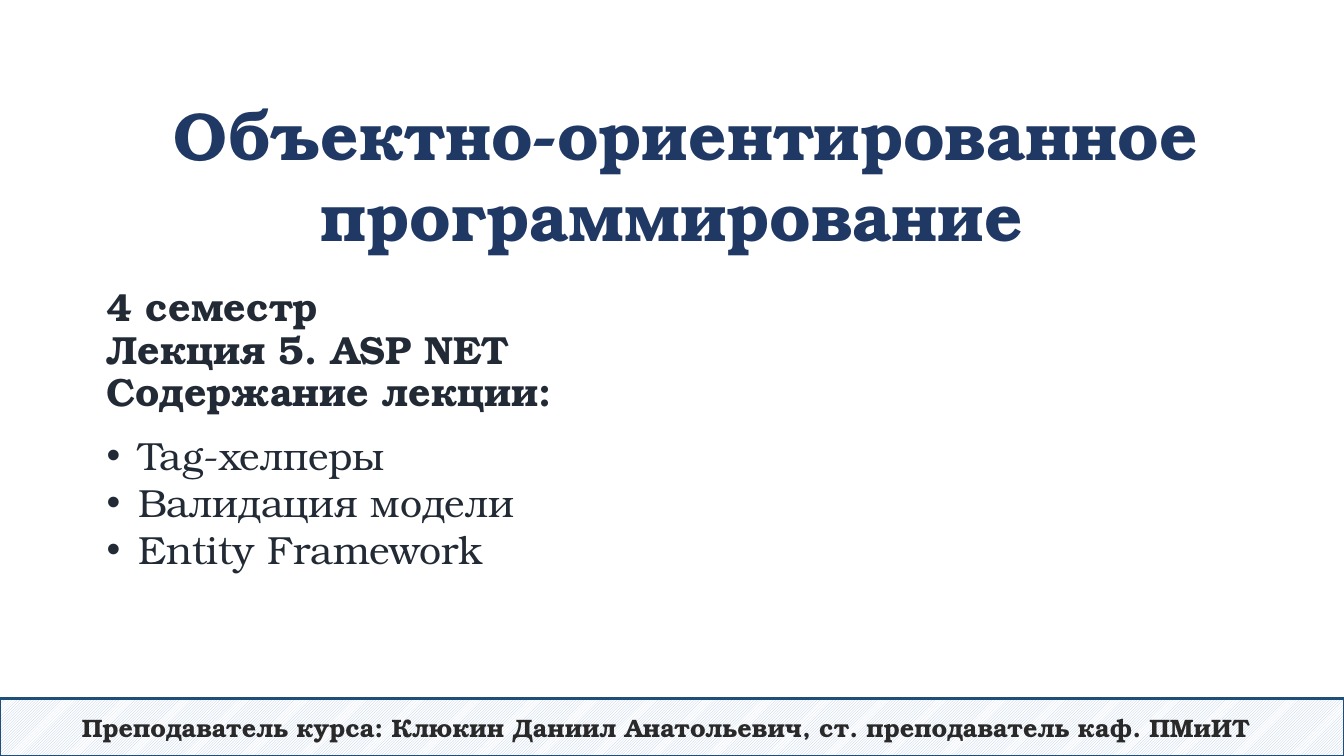
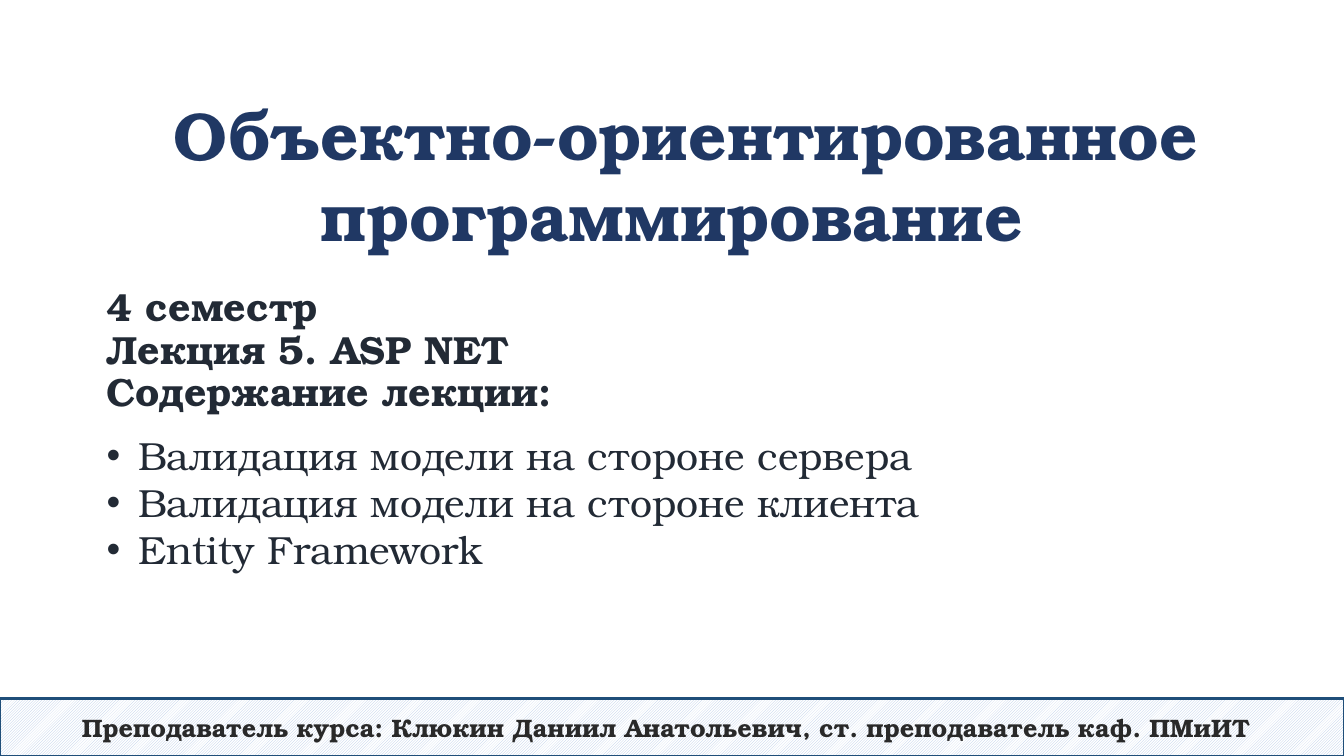
Before and after one commit to DaniilKlyukin/OOP-4, a slide deck: slide 1 of Лекции/ООП 1 лек 5.pptx. Drawn at 1344x756 pixels with LibreOffice and Linux fonts; fonts in the diff are those of the drawing. Boxes give left, top, right and bottom in pixels: in the first picture for what was removed or moved away, otherwise in the second. Text is boxed around its words. In the diff, an @@ line names an element or a change of style, - is before the commit and + after.

```diff
--- a/Лекции/ООП 1 лек 5.pptx
+++ b/Лекции/ООП 1 лек 5.pptx
@@ text at (138, 443, 920, 526): text changed @@
-• Tag-хелперы
-• Валидация модели
+• Валидация модели на стороне сервера
+• Валидация модели на стороне клиента
```
Also in this commit, not shown: 12 slides removed, 3 other files.
